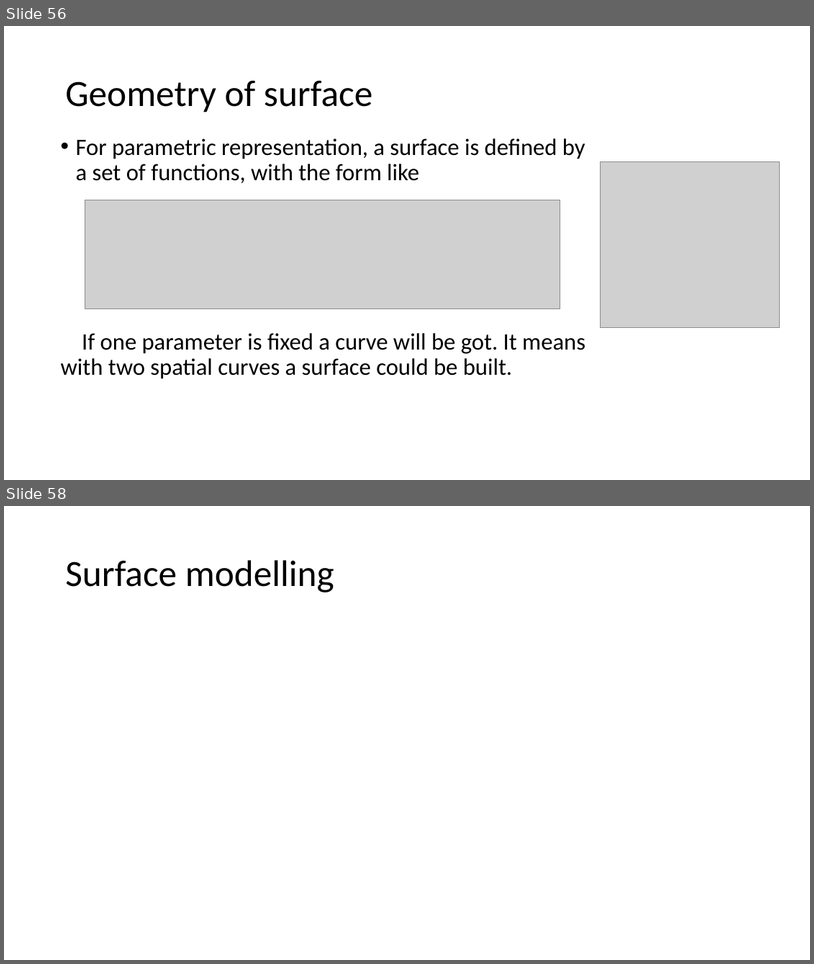
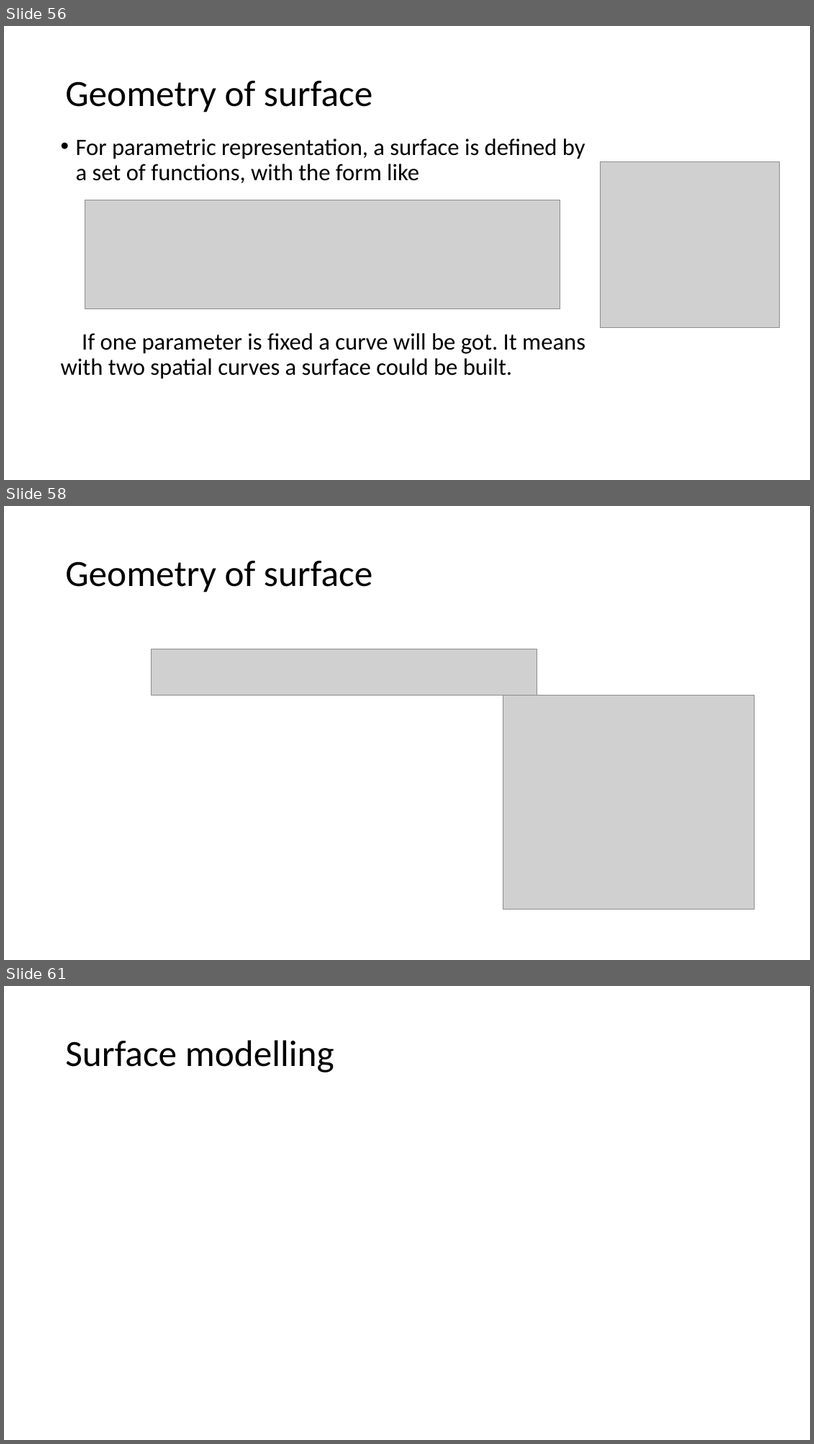
Before and after one commit to Jinny-Ching/cad_cam_course, a slide deck: CAD_CAM.pptx. Shown one above the other, each under a label of ours: slides 56 and 58 before the commit, slides 56, 58 and 61 after it; the slides between them are not shown. The pictures are 814x964 and 814x1444 pixels, drawn with LibreOffice and Linux fonts; fonts in the diff are those of the drawing; grey boxes stand for pictures. Boxes give left, top, right and bottom in pixels: in the first picture for what was removed or moved away, otherwise in the second. Text is boxed around its words. In the diff, an @@ line names an element or a change of style, - is before the commit and + after.

Commit message:
coons surface

```diff
--- a/CAD_CAM.pptx
+++ b/CAD_CAM.pptx
@@ slide 58 added at (4,506,810,960), background #FFFFFF @@
@@ title added at (65,561,373,592), 44 pt, text #000000 @@
+Geometry of surface
@@ picture added at (152,649,538,695) @@
@@ picture added at (504,695,756,909) @@
@@ what was slide 58 is now slide 61 @@
```
Also in this commit, not shown: 2 slides changed, 2 other slides added.
